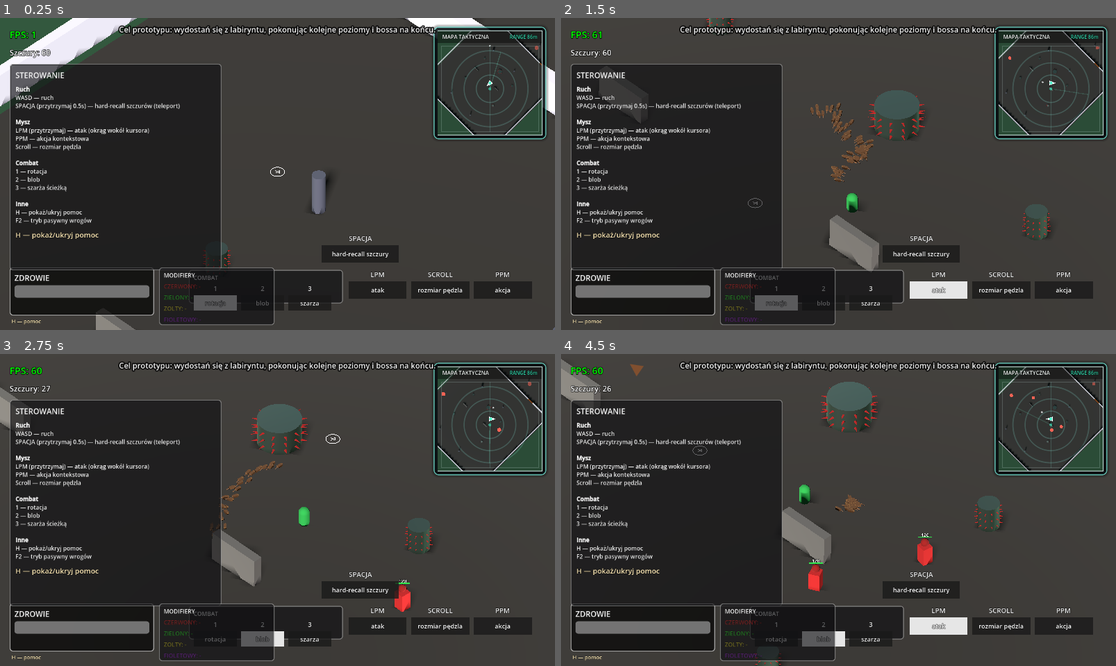
Above: before the commit, frames 1-4 (two rows, left to right).
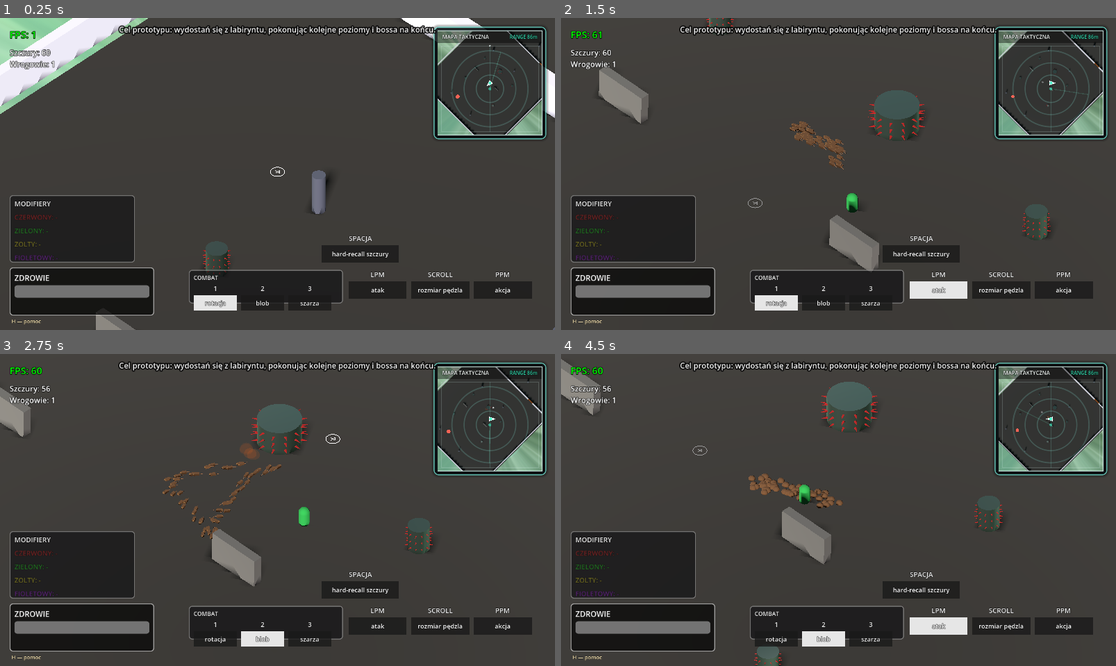
Above: after the commit, the same moments.

Repository: VirtuaIL/ZTGK-Prototyp
Game: Godot game, scene res://scenes/main.tscn
The game is run twice, just before and just after one commit, with the same random seed, the same clock (stepped at 60 frames per second) and the same inputs.
Inputs (mouse positions are in pixels of both pictures, inside the frame that each line leads up to):
- Up to frame 1 (0.25 s): no input
- Up to frame 2 (1.5 s): tap Enter at 0.5 s; move the mouse to (960, 158) at 0.52 s; hold D (move_right) 0.53-1.25 s; hold Space (recall_rats) 0.53-1.25 s; click (960, 158) at 0.67 s; drag from (727, 189) to (810, 236) at 1.27 s
- Up to frame 3 (2.75 s): move the mouse to (333, 441) at 2.02 s; hold D (move_right) from 2.03 s (still down); tap 2 at 2.1 s; click (333, 441) at 2.17 s
- Up to frame 4 (4.5 s): release D (move_right) at 2.75 s; drag from (810, 572) to (672, 463) at 2.77 s; move the mouse to (1005, 556) at 3.52 s; hold A (move_left) 3.53-4.25 s; hold Space (recall_rats) 3.53-4.25 s; click (1005, 556) at 3.67 s; drag from (672, 463) to (755, 432) at 4.27 s

The runs differ from the first frame. In frame 1, 25% of the frame differs, in the area x 0-100%, y 0-99%; in frame 2, 25%; in frame 3, 24%; in frame 4, 24%.

Commit message:
fix: changing levels now works3

Diff:
--- a/scenes/levels/level_1.tscn
+++ b/scenes/levels/level_1.tscn
@@ -38,6 +38,10 @@
 
 [node name="door" parent="doors" unique_id=1981168902 instance=ExtResource("2_x42e6")]
 transform = Transform3D(0.16666667, 0, 0, 0, 1, 0, 0, 0, 1, 25.637197, -0.016834497, -57.393135)
+controlled_level_id = 1
+target_level_id = 2
+transition_requires_open = true
+target_spawn_path = NodePath("/root/Main/levels/Level2/PlayerSpawn")
 
 [node name="walls" type="Node3D" parent="." unique_id=1791057824]
 
--- a/scenes/levels/level_2.tscn
+++ b/scenes/levels/level_2.tscn
@@ -16,13 +16,18 @@
 [sub_resource type="BoxShape3D" id="BoxShape3D_6iamk"]
 size = Vector3(80.037964, 0.001, 81.347046)
 
-[node name="Level1" type="Node3D" unique_id=1397753813]
+[node name="Level2" type="Node3D" unique_id=1397753813]
+script = ExtResource("1_qpwj6")
+level_id = 2
+
+[node name="PlayerSpawn" type="Marker3D" parent="." unique_id=1199320032]
+transform = Transform3D(1, 0, 0, 0, 1, 0, 0, 0, 1, 0, 0, 0.5)
 
 [node name="RatSpawns" type="Node3D" parent="." unique_id=1812254389]
 
-[node name="RatSpawnLevel1" type="Marker3D" parent="RatSpawns" unique_id=61998251]
+[node name="RatSpawnLevel2" type="Marker3D" parent="RatSpawns" unique_id=61998251]
 script = ExtResource("1_qpwj6")
-level_id = 1
+level_id = 2
 
 [node name="Floor" type="StaticBody3D" parent="." unique_id=116290845]
 
@@ -54,7 +59,7 @@
 
 [node name="enemies_spawnpoints" type="Node3D" parent="." unique_id=1775609513]
 script = ExtResource("1_qpwj6")
-level_id = 1
+level_id = 2
 
 [node name="Marker3D" type="Marker3D" parent="enemies_spawnpoints" unique_id=607697336 groups=["spawn_markers"]]
 transform = Transform3D(1, 0, 0, 0, 1, 0, 0, 0, 1, -2.8315115, 0, 26.622547)
--- a/scenes/main.tscn
+++ b/scenes/main.tscn
@@ -36,7 +36,7 @@
 
 [node name="Main" type="Node3D" unique_id=709470400]
 script = ExtResource("1_script")
-wave_total_enemies = 14
+wave_total_enemies = 1
 wave_max_concurrent = 7
 wild_rat_spawn_interval = 5.0
 wild_rat_group_count_max = 7
@@ -49,6 +49,7 @@
 
 [node name="Skydome" type="MeshInstance3D" parent="." unique_id=1114823999]
 transform = Transform3D(1000, 0, 0, 0, 1000, 0, 0, 0, 1000, -0.120464325, 0.12258148, -0.03937912)
+visible = false
 cast_shadow = 0
 mesh = SubResource("SphereMesh_skydome")
 script = ExtResource("7_skydome")
@@ -75,7 +76,7 @@
 [node name="checkpoints" type="Node3D" parent="." unique_id=287035403]
 
 [node name="Area3D" type="Area3D" parent="checkpoints" unique_id=1137166872]
-transform = Transform3D(5, 0, 0, 0, 5, 0, 0, 0, 5, 21.448513, 1.855777, 42.26465)
+transform = Transform3D(5, 0, 0, 0, 5, 0, 0, 0, 5, 19.635252, 1.855777, -42.58597)
 collision_mask = 3
 script = ExtResource("20_gqmmt")
 level_id = 2
@@ -84,19 +85,9 @@
 transform = Transform3D(1, 0, 0, 0, 1, 0, 0, 0, 1, 0, 0, 0.05465734)
 shape = SubResource("BoxShape3D_yq6so")
 
-[node name="Area3D2" type="Area3D" parent="checkpoints" unique_id=382927888]
-transform = Transform3D(5, 0, 0, 0, 5, 0, 0, 0, 5, 2.9580193, 1.855777, 121.85188)
-collision_mask = 3
-script = ExtResource("20_gqmmt")
-level_id = 3
-
-[node name="CollisionShape3D" type="CollisionShape3D" parent="checkpoints/Area3D2" unique_id=901618589]
-transform = Transform3D(1, 0, 0, 0, 1, 0, 0, 0, 1, 0, 0, 0.05465734)
-shape = SubResource("BoxShape3D_yq6so")
-
 [node name="levels" type="Node3D" parent="." unique_id=1117700867]
 
 [node name="Level1" parent="levels" unique_id=1397753813 instance=ExtResource("8_tipki")]
 
 [node name="Level2" parent="levels" unique_id=154194761 instance=ExtResource("9_85g3d")]
-transform = Transform3D(1, 0, 0, 0, 1, 0, 0, 0, 1, 0, 0, -80.44975)
+transform = Transform3D(1, 0, 0, 0, 1, 0, 0, 0, 1, 0, 0, -80.0627)
--- a/scripts/obstacles/door.gd
+++ b/scripts/obstacles/door.gd
@@ -94,7 +94,15 @@
 		return
 
 	var current_scene := get_tree().current_scene
-	if current_scene == null or not current_scene.has_method("transition_to_level"):
+	if current_scene == null:
+		return
+	if current_scene.has_method("set_current_level"):
+		_transition_locked = true
+		current_scene.set_current_level(target_level_id)
+		await get_tree().create_timer(0.35).timeout
+		_transition_locked = false
+		return
+	if not current_scene.has_method("transition_to_level"):
 		return
 
 	var target_position := _get_target_position()
--- a/scripts/systems/main.gd
+++ b/scripts/systems/main.gd
@@ -2,17 +2,20 @@
 
 const LEVEL_BOUNDS := {
 	1: {"min_z": -140.0, "max_z": 48.0},
-	2: {"min_z": 48.0, "max_z": 126.0},
+	2: {"min_z": -137.5, "max_z": -55.5},
 	3: {"min_z": 126.0, "max_z": 220.0},
 	4: {"min_z": -240.0, "max_z": -140.0},
 }
 
 const LEVEL_CLAMP_BOUNDS := {
 	1: {"min_x": -82.0, "max_x": 42.0, "min_z": -138.0, "max_z": 46.0},
-	2: {"min_x": -28.0, "max_x": 56.0, "min_z": 46.0, "max_z": 124.0},
+	2: {"min_x": -40.0, "max_x": 40.0, "min_z": -137.5, "max_z": -55.5},
 	3: {"min_x": -55.0, "max_x": 29.0, "min_z": 124.0, "max_z": 206.0},
 	4: {"min_x": -62.0, "max_x": -6.0, "min_z": -210.0, "max_z": -166.0},
 }
+
+var _level_bounds_dynamic: Dictionary = {}
+var _level_clamp_bounds_dynamic: Dictionary = {}
 
 const GLOBAL_VISIBILITY_ROOTS := {
 	"Player": true,
@@ -35,6 +38,7 @@
 var cheatsheet_hint: Label
 var goal_label: Label
 var rat_count_label: RichTextLabel
+var enemy_count_label: RichTextLabel
 var recall_indicator: Control
 var recall_indicator_layer: CanvasLayer
 var _recall_hold_time: float = 0.0
@@ -119,10 +123,12 @@
 	_setup_cheatsheet_ui()
 	_setup_goal_ui()
 	_setup_rat_count_ui()
+	_setup_enemy_count_ui()
 	_setup_buff_ui()
 	_setup_recall_indicator_ui()
 	_setup_offscreen_indicators_ui()
 	_setup_fps_ui()
+	_rebuild_level_bounds()
 	set_current_level(current_level_id)
 	_log_level_debug_state("init")
 
@@ -277,7 +283,7 @@
 	var layer = CanvasLayer.new()
 	var panel = Panel.new()
 	cheatsheet_panel = panel
-	panel.visible = true
+	panel.visible = false
 	panel.set_anchors_preset(Control.PRESET_TOP_LEFT)
 	panel.position = Vector2(20, 95)
 	panel.custom_minimum_size = Vector2(380, 300)
@@ -442,14 +448,38 @@
 	layer.add_child(label)
 	add_child(layer)
 
+func _setup_enemy_count_ui() -> void:
+	var layer = CanvasLayer.new()
+	var label = RichTextLabel.new()
+	enemy_count_label = label
+	label.bbcode_enabled = true
+	label.fit_content = true
+	label.scroll_active = false
+	label.scroll_following = false
+	label.autowrap_mode = TextServer.AUTOWRAP_OFF
+	label.size_flags_horizontal = Control.SIZE_SHRINK_BEGIN
+	label.size_flags_vertical = Control.SIZE_SHRINK_BEGIN
+	label.custom_minimum_size = Vector2(10, 20)
+	label.mouse_filter = Control.MOUSE_FILTER_IGNORE
+	label.text = "Wrogowie: 0"
+	label.set_anchors_preset(Control.PRESET_TOP_LEFT)
+	label.offset_left = 20
+	label.offset_top = 84
+	label.add_theme_color_override("font_color", Color(0.95, 0.95, 0.95))
+	label.add_theme_color_override("font_outline_color", Color(0, 0, 0, 0.85))
+	label.add_theme_constant_override("outline_size", 4)
+	layer.add_child(label)
+	add_child(layer)
+
 
 func _setup_buff_ui() -> void:
 	var layer = CanvasLayer.new()
 	var panel = Panel.new()
 	buff_panel = panel
 	panel.set_anchors_preset(Control.PRESET_BOTTOM_LEFT)
-	panel.position = Vector2(330, -130)
-	panel.custom_minimum_size = Vector2(240, 120)
+	# Place modifiers above the health bar (HealthBar top is at -130).
+	panel.position = Vector2(20, -280)
+	panel.custom_minimum_size = Vector2(260, 140)
 	panel.mouse_filter = Control.MOUSE_FILTER_IGNORE
 
 	var style := StyleBoxFlat.new()
@@ -473,15 +503,15 @@
 	panel.add_child(margin)
 
 	var vbox = VBoxContainer.new()
-	vbox.add_theme_constant_override("separation", 6)
+	vbox.add_theme_constant_override("separation", 8)
 	margin.add_child(vbox)
 
 	var title = Label.new()
 	title.text = "MODIFIERY"
 	title.add_theme_color_override("font_color", UI_TEXT)
 	title.add_theme_color_override("font_outline_color", UI_OUTLINE_DARK)
-	title.add_theme_constant_override("outline_size", 2)
-	title.add_theme_font_size_override("font_size", 12)
+	title.add_theme_constant_override("outline_size", 3)
+	title.add_theme_font_size_override("font_size", 14)
 	vbox.add_child(title)
 
 	buff_labels.clear()
@@ -491,8 +521,8 @@
 		lbl.text = "%s: -" % names[i]
 		lbl.add_theme_color_override("font_color", UI_TEXT)
 		lbl.add_theme_color_override("font_outline_color", UI_OUTLINE_DARK)
-		lbl.add_theme_constant_override("outline_size", 2)
-		lbl.add_theme_font_size_override("font_size", 12)
+		lbl.add_theme_constant_override("outline_size", 3)
+		lbl.add_theme_font_size_override("font_size", 14)
 		buff_labels.append(lbl)
 		vbox.add_child(lbl)
 
@@ -615,6 +645,19 @@
 	var current_count: int = rat_manager.rats.size()
 	rat_count_label.text = "Szczury: " + str(current_count)
 
+func _update_enemy_count_ui() -> void:
+	if not enemy_count_label:
+		return
+	var alive := 0
+	var pending := 0
+	if has_method("get_level_enemies"):
+		alive = get_level_enemies(current_level_id).size()
+	if wave_total_enemies > 0:
+		var wave_state := _get_wave_state(current_level_id)
+		pending = max(0, wave_total_enemies - int(wave_state.get("spawned", 0)))
+	var remaining := alive + pending
+	enemy_count_label.text = "Wrogowie: " + str(remaining)
+
 
 func _update_buff_ui() -> void:
 	if buff_labels.is_empty():
@@ -648,6 +691,7 @@
 func _process(delta: float) -> void:
 	_update_mode_ui()
 	_update_rat_count_ui()
+	_update_enemy_count_ui()
 	_update_buff_ui()
 	_update_recall_hold(delta)
 	_indicator_blink_time += delta
@@ -916,14 +960,18 @@
 		return
 	if level_id == current_level_id:
 		_current_level_cleared = is_current_level_cleared()
+		_rebuild_level_bounds()
 		_refresh_level_visibility()
+		_refresh_level_activity()
 		_update_level_doors()
 		_log_level_debug_state("refresh")
 		return
 	current_level_id = level_id
 	_current_level_cleared = is_current_level_cleared()
 	_wave_timer = wave_spawn_interval
+	_rebuild_level_bounds()
 	_refresh_level_visibility()
+	_refresh_level_activity()
 	_update_level_doors()
 	_log_level_debug_state("level_changed")
 
@@ -957,6 +1005,13 @@
 
 
 func clamp_position_to_level(level_id: int, pos: Vector3) -> Vector3:
+	if _level_clamp_bounds_dynamic.has(level_id):
+		var bounds: Dictionary = _level_clamp_bounds_dynamic[level_id]
+		return Vector3(
+			clampf(pos.x, float(bounds["min_x"]), float(bounds["max_x"])),
+			pos.y,
+			clampf(pos.z, float(bounds["min_z"]), float(bounds["max_z"]))
+		)
 	if not LEVEL_CLAMP_BOUNDS.has(level_id):
 		return pos
 
@@ -1068,11 +1123,79 @@
 		return 0
 
 	var z := node3d.global_position.z
-	for level_id in LEVEL_BOUNDS.keys():
-		var bounds: Dictionary = LEVEL_BOUNDS[level_id]
+	var bounds_source := _level_bounds_dynamic if not _level_bounds_dynamic.is_empty() else LEVEL_BOUNDS
+	for level_id in bounds_source.keys():
+		var bounds: Dictionary = bounds_source[level_id]
 		if z >= float(bounds["min_z"]) and z < float(bounds["max_z"]):
 			return level_id
 	return 0
+
+func _rebuild_level_bounds() -> void:
+	_level_bounds_dynamic.clear()
+	_level_clamp_bounds_dynamic.clear()
+	var levels_root := get_node_or_null("levels") as Node
+	if levels_root == null:
+		return
+
+	for level_node in levels_root.get_children():
+		var level3d := level_node as Node3D
+		if level3d == null:
+			continue
+		var level_id := _get_level_id_for_node(level3d)
+		if level_id <= 0:
+			continue
+
+		var visuals := level3d.find_children("*", "VisualInstance3D")
+		if visuals.is_empty():
+			continue
+
+		var min_x := INF
+		var min_y := INF
+		var min_z := INF
+		var max_x := -INF
+		var max_y := -INF
+		var max_z := -INF
+
+		for v in visuals:
+			var vi := v as VisualInstance3D
+			if vi == null:
+				continue
+			if _is_global_visibility_node(vi):
+				continue
+			var aabb := vi.get_aabb()
+			if aabb.size == Vector3.ZERO:
+				continue
+			var corners := [
+				aabb.position,
+				aabb.position + Vector3(aabb.size.x, 0, 0),
+				aabb.position + Vector3(0, aabb.size.y, 0),
+				aabb.position + Vector3(0, 0, aabb.size.z),
+				aabb.position + Vector3(aabb.size.x, aabb.size.y, 0),
+				aabb.position + Vector3(aabb.size.x, 0, aabb.size.z),
+				aabb.position + Vector3(0, aabb.size.y, aabb.size.z),
+				aabb.position + aabb.size,
+			]
+			for c in corners:
+				var g: Vector3 = vi.global_transform * c
+				min_x = min(min_x, g.x)
+				min_y = min(min_y, g.y)
+				min_z = min(min_z, g.z)
+				max_x = max(max_x, g.x)
+				max_y = max(max_y, g.y)
+				max_z = max(max_z, g.z)
+
+		if min_x == INF:
+			continue
+
+		# Small padding to avoid edge-clamping jitter at boundaries.
+		var pad := 1.0
+		_level_bounds_dynamic[level_id] = {"min_z": min_z - pad, "max_z": max_z + pad}
+		_level_clamp_bounds_dynamic[level_id] = {
+			"min_x": min_x - pad,
+			"max_x": max_x + pad,
+			"min_z": min_z - pad,
+			"max_z": max_z + pad,
+		}
 
 
 func _refresh_level_visibility() -> void:
@@ -1082,11 +1205,8 @@
 			continue
 		if _is_global_visibility_node(visual_node):
 			continue
-		var level_id := _get_level_id_for_node(visual_node)
-		if level_id <= 0:
-			visual_node.visible = true
-		else:
-			visual_node.visible = level_id == current_level_id
+		# Keep all level visuals visible; activity is handled separately.
+		visual_node.visible = true
 
 
 func _is_global_visibility_node(node: Node) -> bool:
@@ -1109,6 +1229,52 @@
 			gate.open()
 		else:
 			gate.close()
+
+func _set_node_active(node: Node, active: bool, hide_visual: bool) -> void:
+	if node == null:
+		return
+	node.process_mode = Node.PROCESS_MODE_INHERIT if active else Node.PROCESS_MODE_DISABLED
+	var node3d := node as Node3D
+	if hide_visual and node3d != null:
+		node3d.visible = active
+	var coll_nodes: Array = []
+	var root_coll := node as CollisionObject3D
+	if root_coll != null:
+		coll_nodes.append(root_coll)
+	coll_nodes.append_array(node.find_children("*", "CollisionObject3D"))
+	for c in coll_nodes:
+		var coll := c as CollisionObject3D
+		if coll == null:
+			continue
+		if active:
+			if coll.has_meta("_saved_collision_layer"):
+				coll.collision_layer = int(coll.get_meta("_saved_collision_layer"))
+				coll.collision_mask = int(coll.get_meta("_saved_collision_mask"))
+		else:
+			if not coll.has_meta("_saved_collision_layer"):
+				coll.set_meta("_saved_collision_layer", coll.collision_layer)
+				coll.set_meta("_saved_collision_mask", coll.collision_mask)
+			coll.collision_layer = 0
+			coll.collision_mask = 0
+
+func _refresh_level_activity() -> void:
+	var active_level := current_level_id
+	for node in get_tree().get_nodes_in_group("enemies"):
+		var lvl := _get_level_id_for_node(node)
+		_set_node_active(node, lvl <= 0 or lvl == active_level, true)
+	for node in get_tree().get_nodes_in_group("turrets"):
+		var lvl := _get_level_id_for_node(node)
+		_set_node_active(node, lvl <= 0 or lvl == active_level, true)
+	for node in get_tree().get_nodes_in_group("bosses"):
+		var lvl := _get_level_id_for_node(node)
+		_set_node_active(node, lvl <= 0 or lvl == active_level, true)
+	# Spawn markers and rat spawns should be inactive when not current.
+	for node in get_tree().get_nodes_in_group("spawn_markers"):
+		var lvl := _get_level_id_for_node(node)
+		_set_node_active(node, lvl <= 0 or lvl == active_level, false)
+	for node in get_tree().get_nodes_in_group("rat_spawn"):
+		var lvl := _get_level_id_for_node(node)
+		_set_node_active(node, lvl <= 0 or lvl == active_level, false)
 
 
 func _assign_level_tag(node: Node, level_id: int) -> void:
